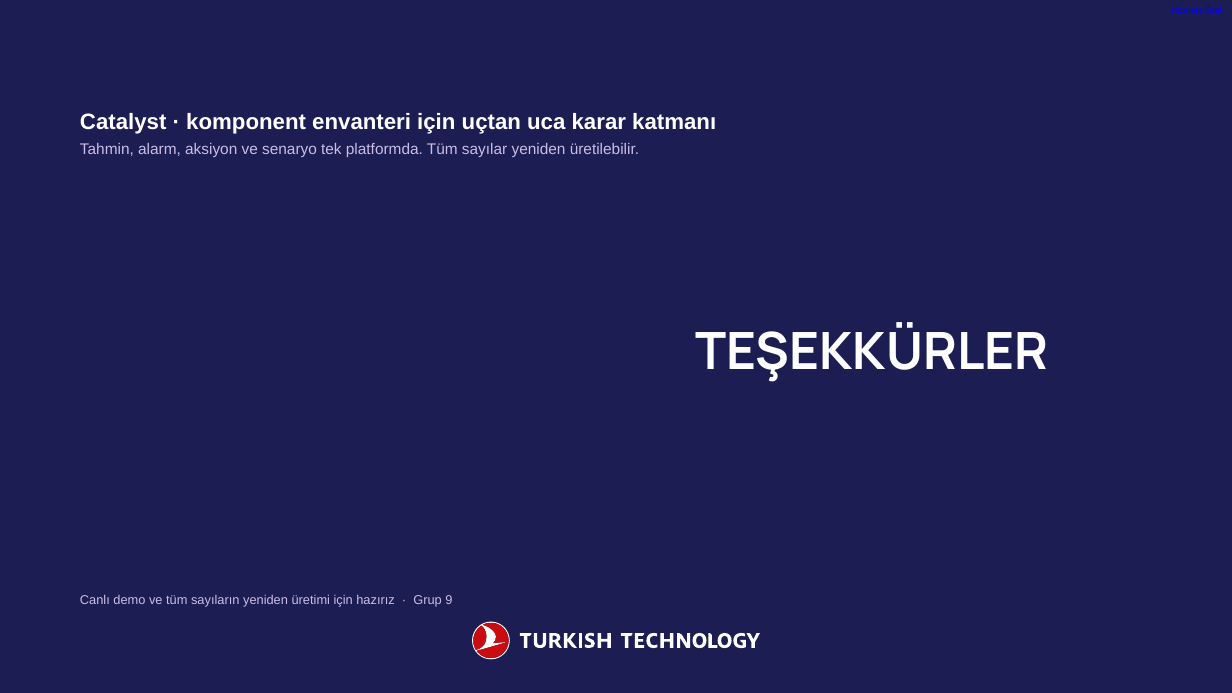
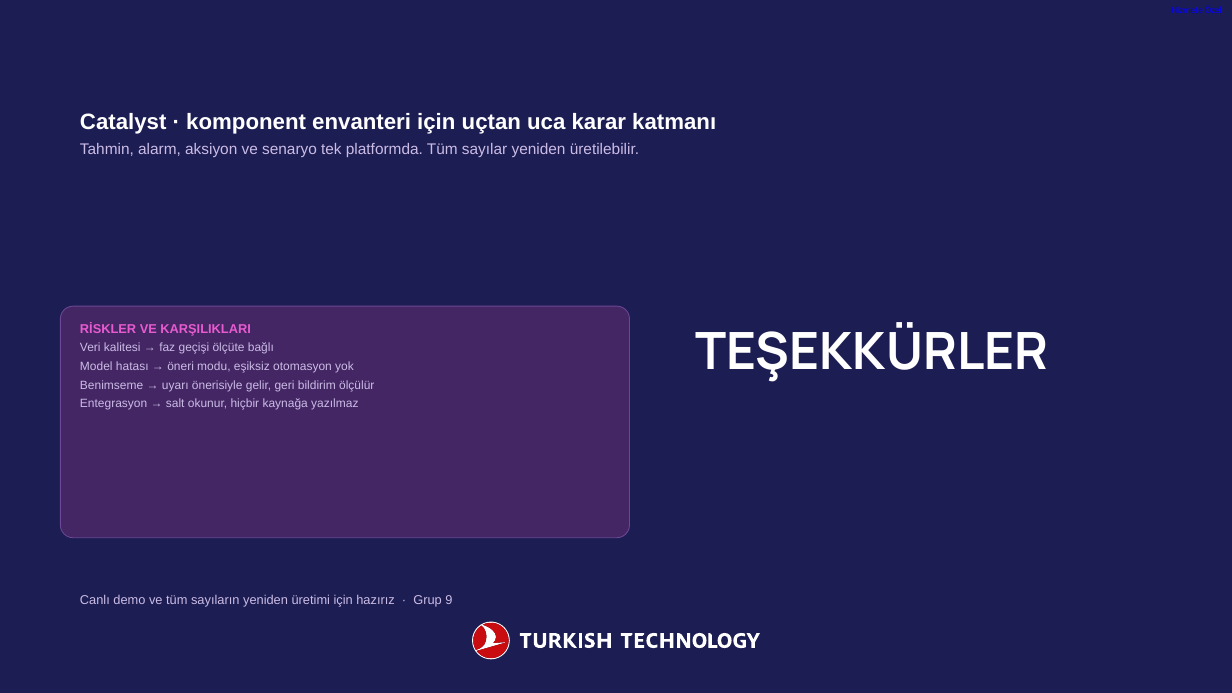
Before and after one commit to JsttB1/thy_case, a slide deck: slide 7 of sunum/Grup9_Catalyst.pptx. Drawn at 1232x693 pixels with LibreOffice and Linux fonts; fonts in the diff are those of the drawing; background and template pictures are left out. Boxes give left, top, right and bottom in pixels: in the first picture for what was removed or moved away, otherwise in the second. Text is boxed around its words. In the diff, an @@ line names an element or a change of style, - is before the commit and + after.

```diff
--- a/sunum/Grup9_Catalyst.pptx
+++ b/sunum/Grup9_Catalyst.pptx
@@ text "Catalyst · komponent envanteri için ..." at bbox=[80, 113, 716, 157]: less space between paragraphs @@
@@ rounded rectangle added at bbox=[60, 306, 630, 538], fill #432663, outline #6C4795 1 pt @@
@@ text added at bbox=[80, 322, 374, 410], 14 pt, text #CBBCE6 @@
+RİSKLER VE KARŞILIKLARI
+Veri kalitesi → faz geçişi ölçüte bağlı
+Model hatası → öneri modu, eşiksiz otomasyon yok
+Benimseme → uyarı önerisiyle gelir, geri bildirim ölçülür
+Entegrasyon → salt okunur, hiçbir kaynağa yazılmaz
```
Also in this commit, not shown: 4 other slides changed, 1 slide added, 1 slide removed, 18 other files.
